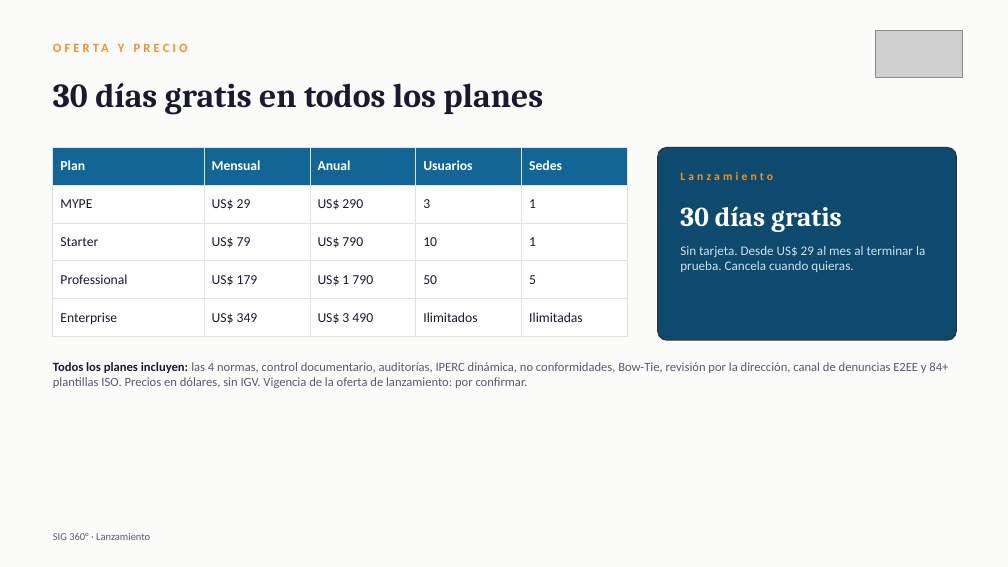
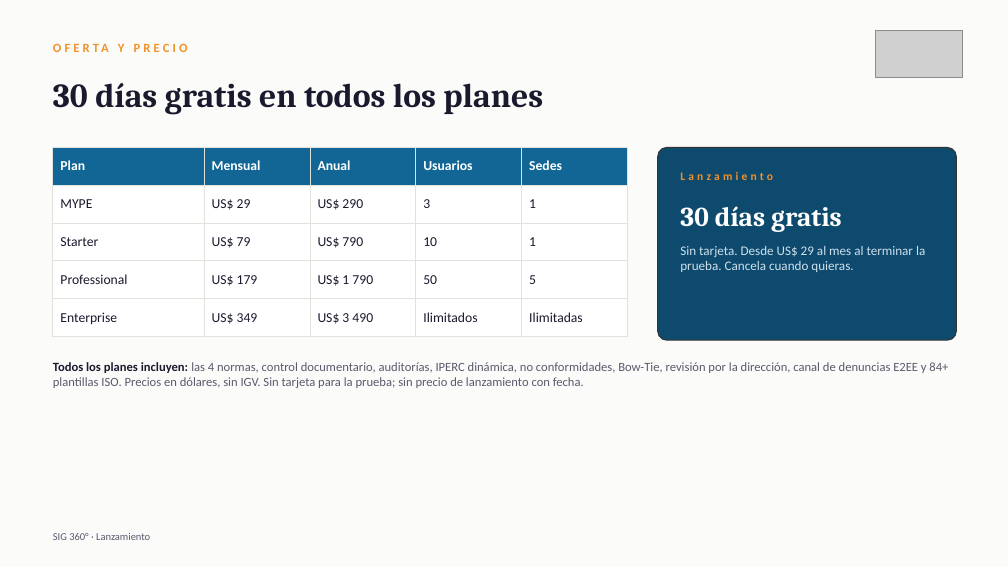
Before and after one commit to alvaroruizr2024-cpu/www.innovaqsolution.com, a slide deck: slide 7 of campaigns/sig360-202609/deck.pptx. Drawn at 1008x567 pixels with LibreOffice and Linux fonts; fonts in the diff are those of the drawing; grey boxes stand for pictures. Boxes give left, top, right and bottom in pixels: in the first picture for what was removed or moved away, otherwise in the second. Text is boxed around its words. In the diff, an @@ line names an element or a change of style, - is before the commit and + after.

```diff
--- a/campaigns/sig360-202609/deck.pptx
+++ b/campaigns/sig360-202609/deck.pptx
@@ text at (x1=53, y1=362, x2=948, y2=388): text changed @@
-Todos los planes incluyen: las 4 normas, control documentario, auditorías, IPERC dinámica, no conformidades, Bow-Tie, revisión por la dirección, canal de denuncias E2EE y 84+ plantillas ISO. Precios en dólares, sin IGV. Vigencia de la oferta de lanzamiento: por confirmar.
+Todos los planes incluyen: las 4 normas, control documentario, auditorías, IPERC dinámica, no conformidades, Bow-Tie, revisión por la dirección, canal de denuncias E2EE y 84+ plantillas ISO. Precios en dólares, sin IGV. Sin tarjeta para la prueba; sin precio de lanzamiento con fecha.
```
Also in this commit, not shown: 1 other slide changed, 7 other files.
